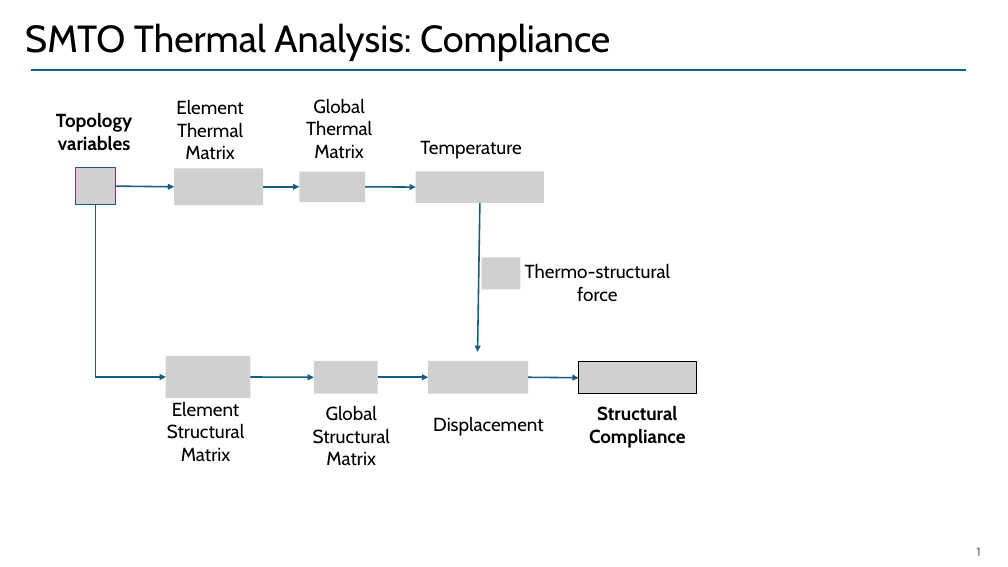
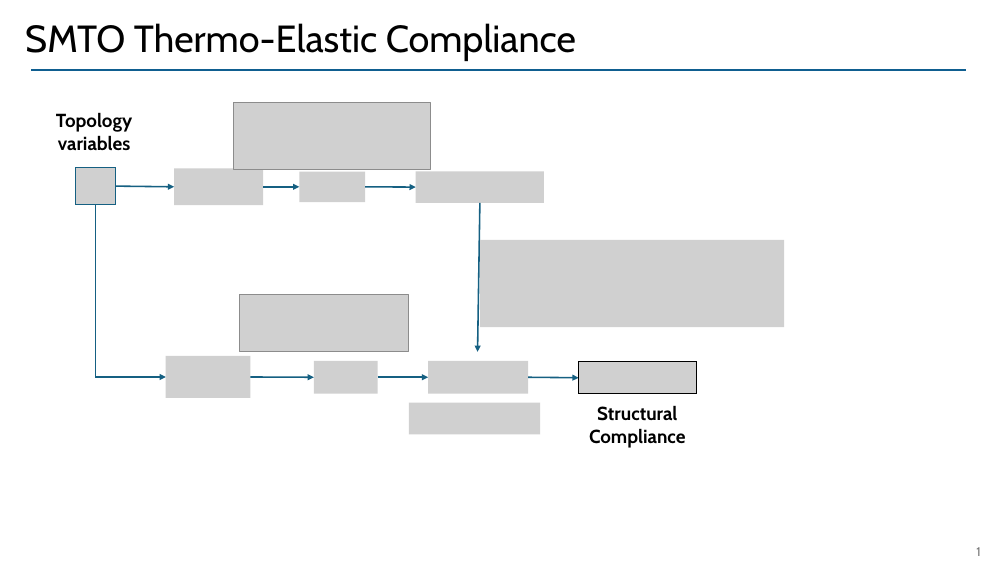
Before and after one commit to UW-ERSL/METALS, a slide deck: slide 1 of Slides/MMTOSensitivities.pptx. Drawn at 1008x567 pixels with LibreOffice and Linux fonts; fonts in the diff are those of the drawing; grey boxes stand for pictures. Boxes give left, top, right and bottom in pixels: in the first picture for what was removed or moved away, otherwise in the second. Text is boxed around its words. In the diff, an @@ line names an element or a change of style, - is before the commit and + after.

```diff
--- a/Slides/MMTOSensitivities.pptx
+++ b/Slides/MMTOSensitivities.pptx
@@ text at bbox=[25, 23, 576, 61]: text changed @@
-SMTO Thermal Analysis: Compliance
+SMTO Thermo-Elastic Compliance
@@ text removed at bbox=[176, 99, 244, 160] @@
-Element
-Thermal Matrix
@@ picture added at bbox=[234, 103, 431, 169] @@
@@ text removed at bbox=[306, 98, 372, 159] @@
-Global
-Thermal Matrix
@@ text removed at bbox=[420, 140, 522, 159] @@
-Temperature
@@ picture added at bbox=[480, 240, 784, 327] @@
@@ picture removed at bbox=[482, 258, 520, 290] @@
@@ text removed at bbox=[525, 263, 670, 301] @@
-Thermo-structural force
@@ picture added at bbox=[240, 295, 409, 352] @@
@@ text removed at bbox=[167, 402, 244, 462] @@
-Element
-Structural Matrix
@@ text removed at bbox=[313, 405, 390, 466] @@
-Global
-Structural Matrix
@@ picture added at bbox=[409, 403, 541, 435] @@
@@ text removed at bbox=[433, 417, 544, 436] @@
-Displacement
```
Also in this commit, not shown: 1 other slide changed, 3 slides added, 11 other files.
